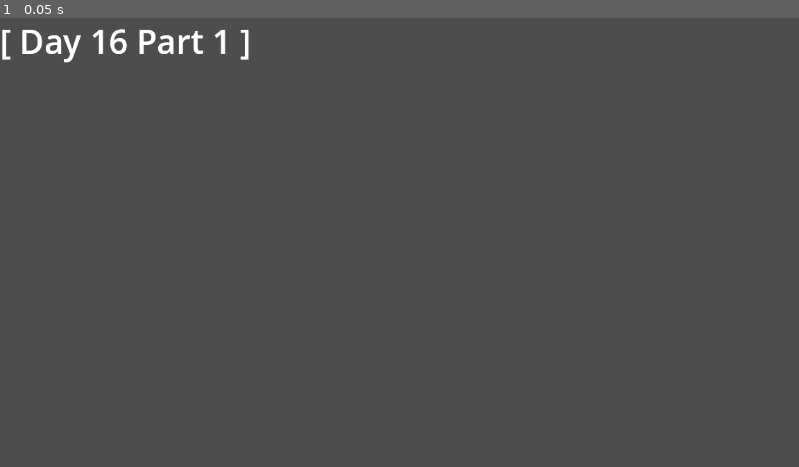
Above: before the commit, frame 1.
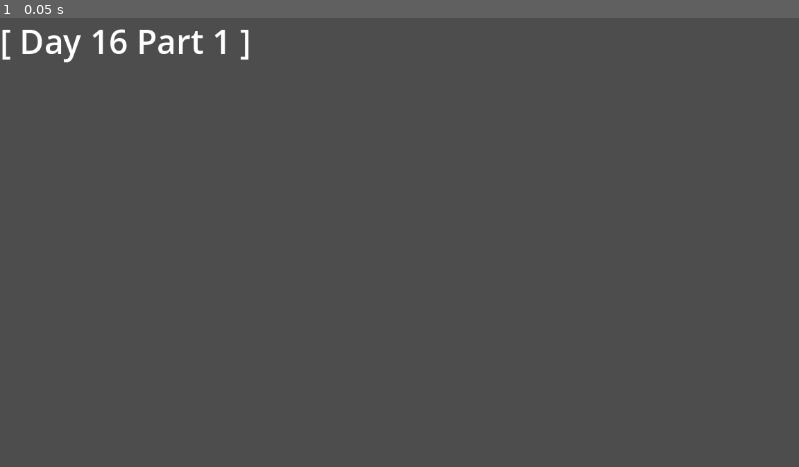
Above: after the commit, the same moment.

Repository: beetrootpaul/advent-of-code-2023
Game: Godot game, scene res://day16/day_16_part_1.tscn
Same seed, same stepped clock (60 frames per second), same inputs: the game is played once before the commit and once after it.
Inputs:
- Up to frame 1 (0.05 s): no input

The runs differ from the first frame. In frame 1, less than 0.1% of the frame differs, in the area x 0-31%, y 2-10%.
Error after the commit: Attempt to call function 'get_as_text' in base 'null instance' on a null instance. (res://day16/day_16_part_1.gd:6)

Commit message:
day16: file reading in Godot

Diff:
--- a/godot/day16/day_16_part_1.gd
+++ b/godot/day16/day_16_part_1.gd
@@ -1,9 +1,8 @@
-extends Node
+extends Node2D
 
-func _ready():
-	print("ready?")
-	pass
-
-func _process(delta):
-	print("delta?")
-	pass
+func _ready() -> void:
+	var filePath = "res://day16/example1_in.txt"
+	var file = FileAccess.open(filePath, FileAccess.READ)
+	var input = file.get_as_text()
+	print_debug(input)
+	$RESULT_text.text = input
--- a/godot/day16/day_16_part_1.tscn
+++ b/godot/day16/day_16_part_1.tscn
@@ -1,20 +1,16 @@
-[gd_scene load_steps=2 format=3 uid="uid://b764guoprte6r"]
+[gd_scene load_steps=3 format=3 uid="uid://b764guoprte6r"]
+
+[ext_resource type="Script" path="res://day16/day_16_part_1.gd" id="1_gba8r"]
 
 [sub_resource type="Theme" id="Theme_g0eul"]
 default_font_size = 48
 
 [node name="Day16Part1" type="Node2D"]
+script = ExtResource("1_gba8r")
 
-[node name="Label" type="Label" parent="."]
+[node name="RESULT_text" type="Label" parent="."]
 offset_right = 360.0
 offset_bottom = 67.0
 size_flags_vertical = 1
 theme = SubResource("Theme_g0eul")
 text = "[ Day 16 Part 1 ]"
-
-[node name="Label" type="Label" parent="Label"]
-offset_right = 360.0
-offset_bottom = 67.0
-size_flags_vertical = 1
-theme = SubResource("Theme_g0eul")
-text = "[ Day 16 Part 1 ]"
